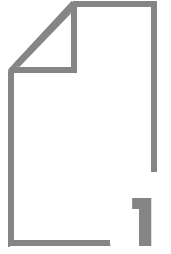
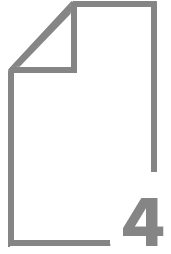
Comparing the layer stacks of the two 171×254 images. Changes:
renamed "1" to "4", painted on it over [123, 198, 164, 246]
